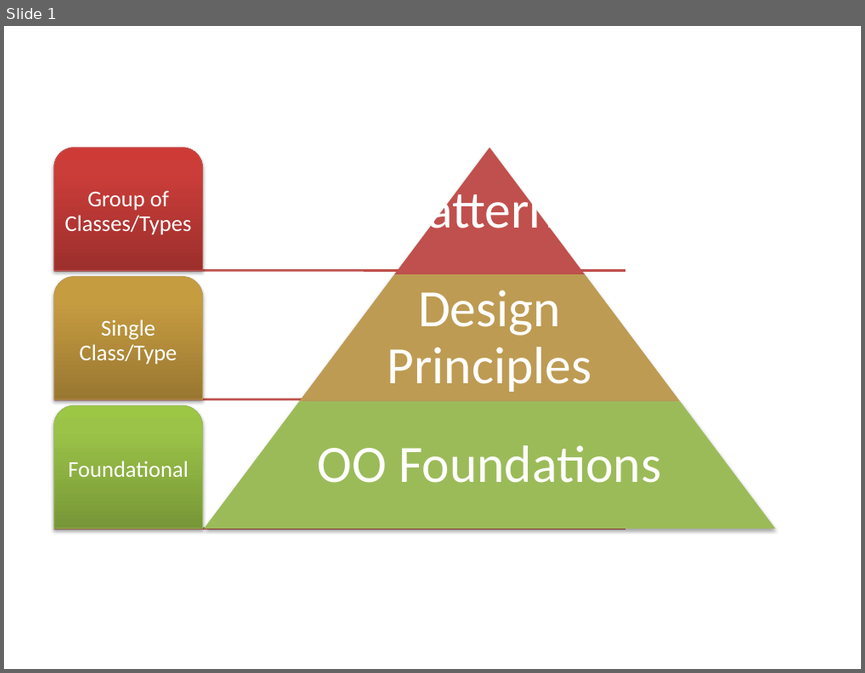
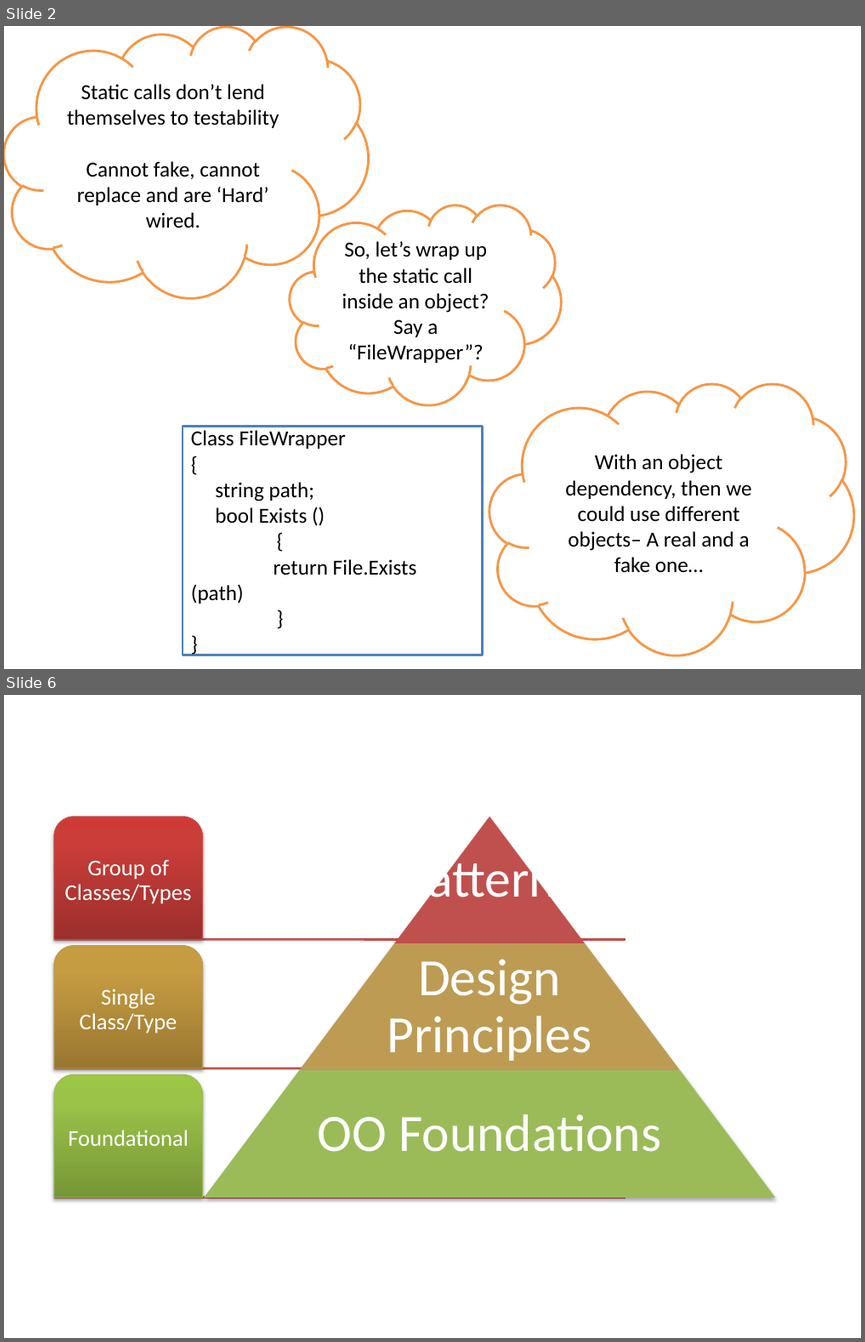
Before and after one commit to raghur/SOLID, a slide deck: images/smartarts.pptx. Shown one above the other, each under a label of ours: slide 1 before the commit, slides 2 and 6 after it; the slides between them are not shown. The pictures are 865x673 and 865x1342 pixels, drawn with LibreOffice and Linux fonts; fonts in the diff are those of the drawing. Boxes give left, top, right and bottom in pixels: in the first picture for what was removed or moved away, otherwise in the second. Text is boxed around its words. In the diff, an @@ line names an element or a change of style, - is before the commit and + after.

```diff
--- a/images/smartarts.pptx
+++ b/images/smartarts.pptx
@@ slide 2 added at [4, 26, 861, 669], background #FFFFFF @@
@@ cloud added at [4, 26, 368, 298], fill #FFFFFF, outline #F79646 2 pt, 18 pt, text #000000 @@
+Static calls don’t lend themselves to testability
+Cannot fake, cannot replace and are ‘Hard’ wired.
@@ cloud added at [290, 204, 561, 404], fill #FFFFFF, outline #F79646 2 pt, 18 pt, text #000000 @@
+So, let’s wrap up the static call inside an object?
+Say a “FileWrapper”?
@@ cloud added at [490, 383, 854, 655], fill #FFFFFF, outline #F79646 2 pt, 18 pt, text #000000 @@
+With an object dependency, then we could use different objects– A real and a fake one…
@@ rectangle added at [182, 426, 482, 655], fill #FFFFFF, outline #4F81BD 2 pt, 18 pt, text #000000 @@
+Class FileWrapper
+{
+string path;
+bool Exists ()
+{
+return File.Exists (path)
+}
+}
@@ what was slide 1 is now slide 6 @@
```
Also in this commit, not shown: 4 other slides added, 1 slide removed, 1 other file.
